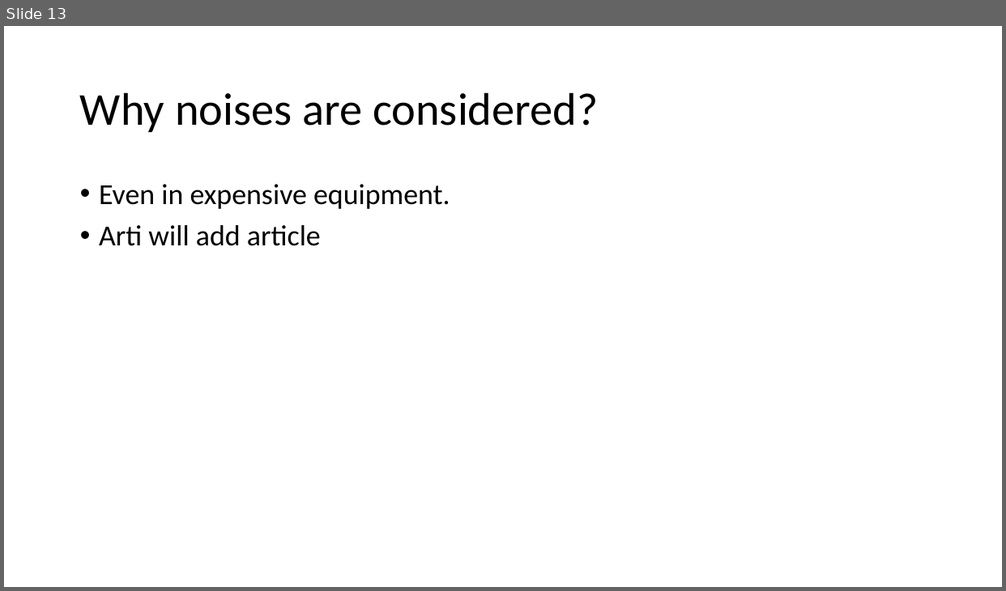
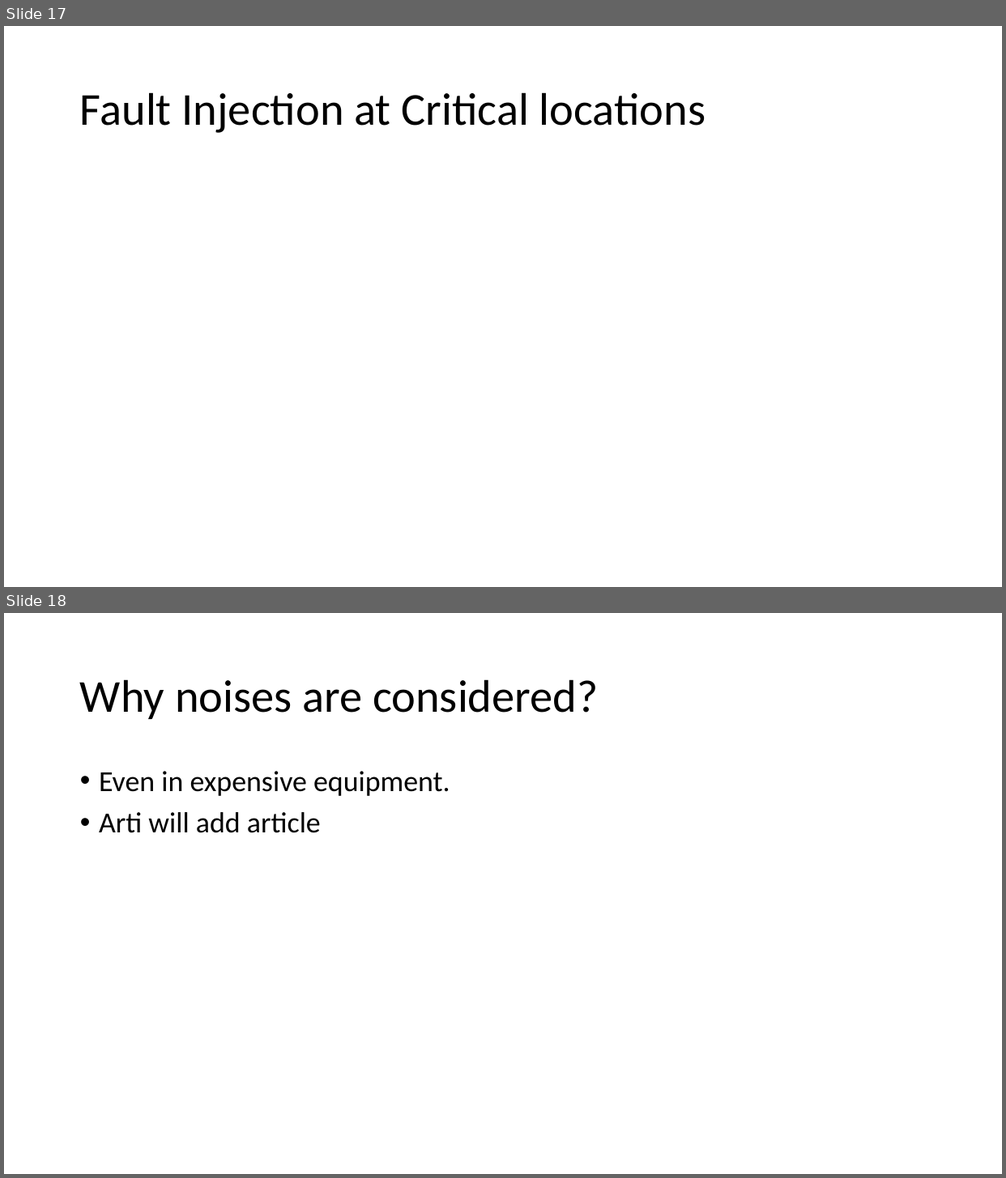
Before and after one commit to grep-aarkash/EECE-571K-Dependable-systems-project, a slide deck: Research/Presentation1.pptx. Shown one above the other, each under a label of ours: slide 13 before the commit, slides 17 and 18 after it. The pictures are 1006x591 and 1006x1178 pixels, drawn with LibreOffice and Linux fonts; fonts in the diff are those of the drawing. Boxes give left, top, right and bottom in pixels: in the first picture for what was removed or moved away, otherwise in the second. Text is boxed around its words. In the diff, an @@ line names an element or a change of style, - is before the commit and + after.

```diff
--- a/Research/Presentation1.pptx
+++ b/Research/Presentation1.pptx
@@ slide 17 added at (4,26,1002,587), background #FFFFFF @@
@@ title added at (80,92,706,133), 44 pt, text #000000 @@
+Fault Injection at Critical locations
@@ what was slide 13 is now slide 18 @@
```
Also in this commit, not shown: 2 slides changed, 7 other slides added, 3 slides removed.
